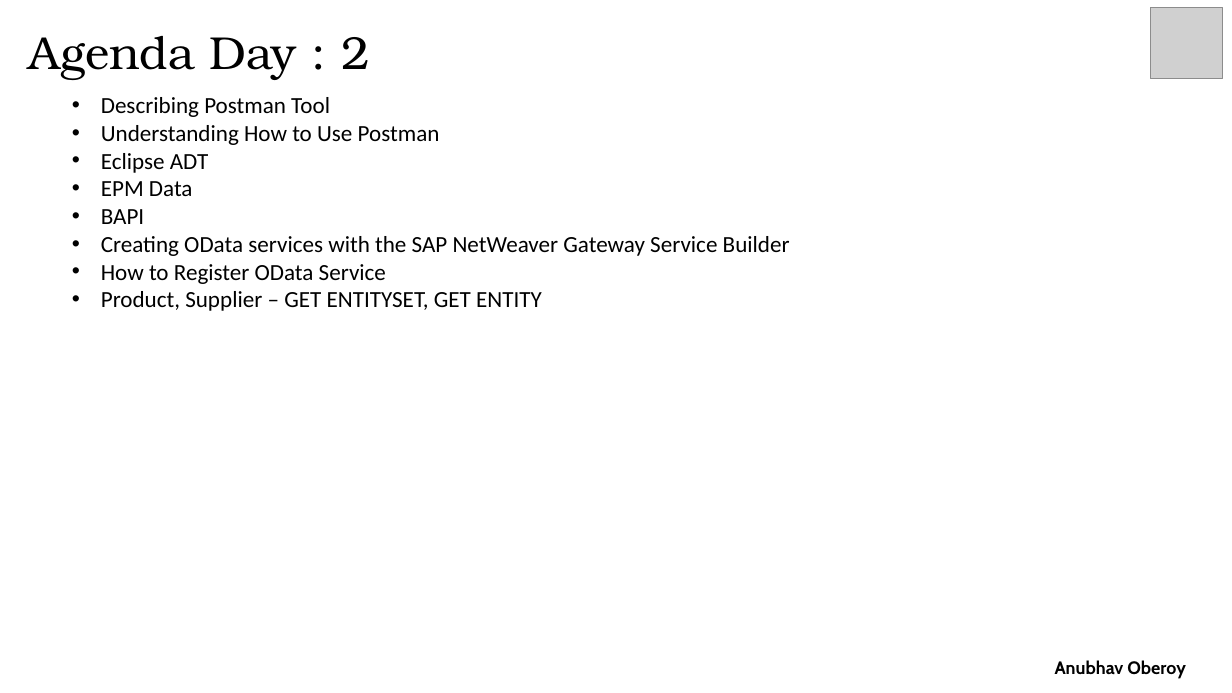
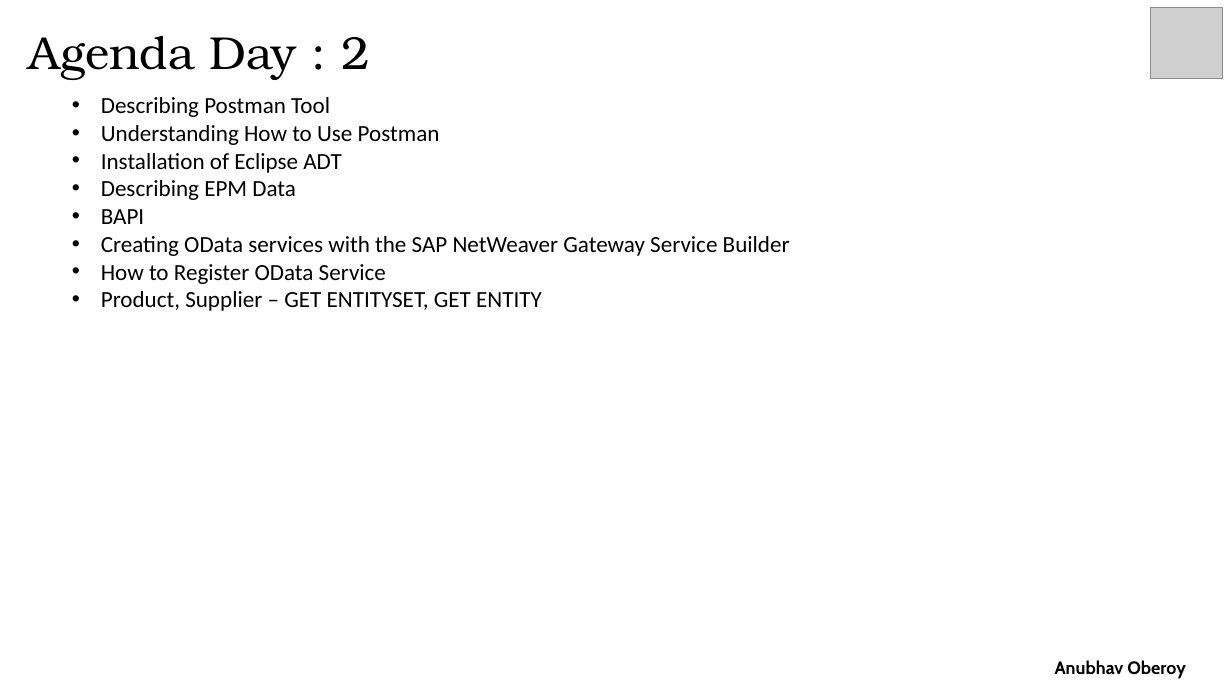
Before and after one commit to soyuztechnologies/CapgeminiODataTraining, a slide deck: slide 3 of OData Agenda.pptx. Drawn at 1232x693 pixels with LibreOffice and Linux fonts; fonts in the diff are those of the drawing; grey boxes stand for pictures. Boxes give left, top, right and bottom in pixels: in the first picture for what was removed or moved away, otherwise in the second. Text is boxed around its words. In the diff, an @@ line names an element or a change of style, - is before the commit and + after.

```diff
--- a/OData Agenda.pptx
+++ b/OData Agenda.pptx
@@ text at (101, 153, 342, 200): text changed @@
-• Eclipse ADT
-• EPM Data
+• Installation of Eclipse ADT
+• Describing EPM Data
```
Also in this commit, not shown: 11 other files.
